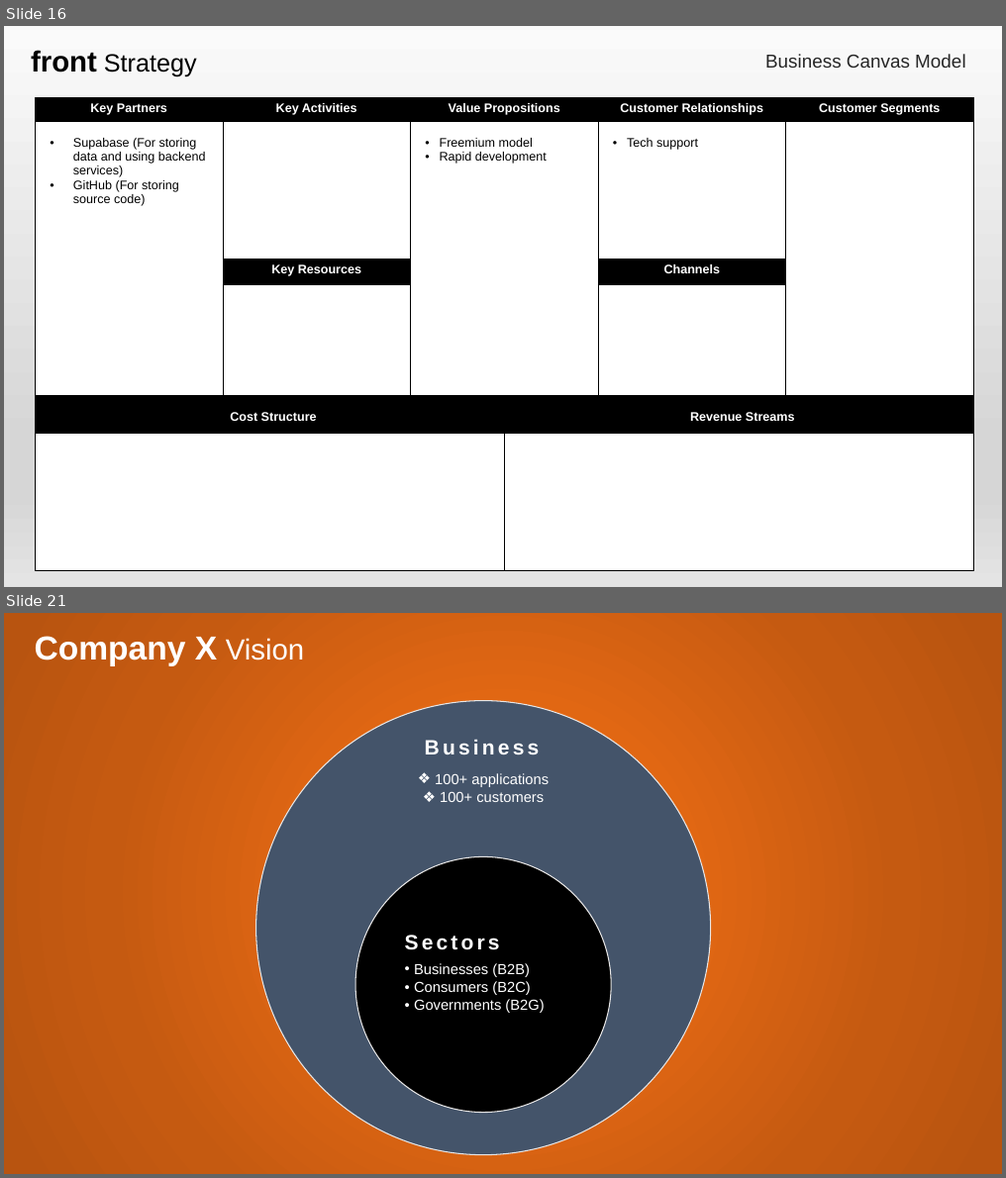
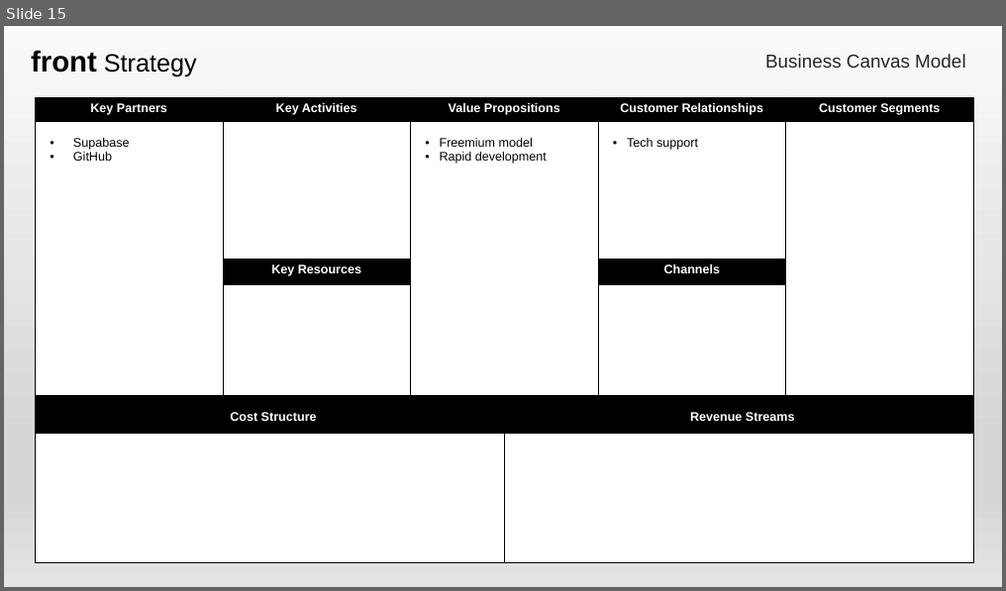
Before and after one commit to aleptra/front, a slide deck: _front.pptx. Shown one above the other, each under a label of ours: slides 16 and 21 before the commit, slide 15 after it; the slides between them are not shown. The pictures are 1006x1178 and 1006x591 pixels, drawn with LibreOffice and Linux fonts; fonts in the diff are those of the drawing. Boxes give left, top, right and bottom in pixels: in the first picture for what was removed or moved away, otherwise in the second. Text is boxed around its words. In the diff, an @@ line names an element or a change of style, - is before the commit and + after.

```diff
--- a/_front.pptx
+++ b/_front.pptx
@@ slide 21 removed at (x1=4, y1=613, x2=1002, y2=1174), background gradient #EA6B14 to #C55A11 to #B85410 @@
@@ text removed at (x1=35, y1=636, x2=304, y2=666) @@
-Company X Vision
@@ group removed at (x1=256, y1=700, x2=711, y2=1155): 2 ellipses, 2 texts @@
-Business
-  ❖ 100+ applications
-  ❖ 100+ customers
-Sectors
-  • Businesses (B2B)
-  • Consumers (B2C)
-  • Governments (B2G)
@@ what was slide 16 is now slide 15 @@
@@ slide 15 changed as well @@
@@ table at (x1=36, y1=98, x2=974, y2=564) @@
-row 2, column 1: Supabase (For storing data and using backend services) / GitHub (For storing source code)
+row 2, column 1: Supabase / GitHub
```
Also in this commit, not shown: 15 other slides changed, 7 other slides removed.
